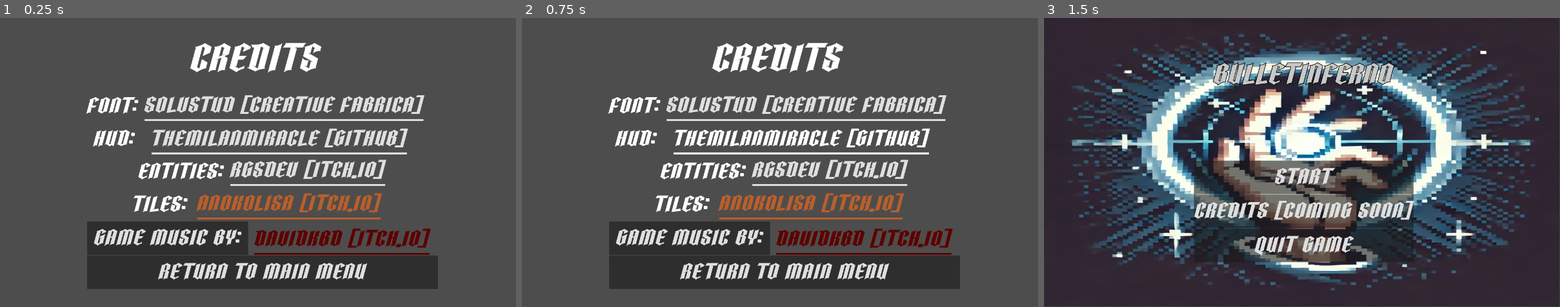
Above: before the commit, frames 1-3 (left to right).
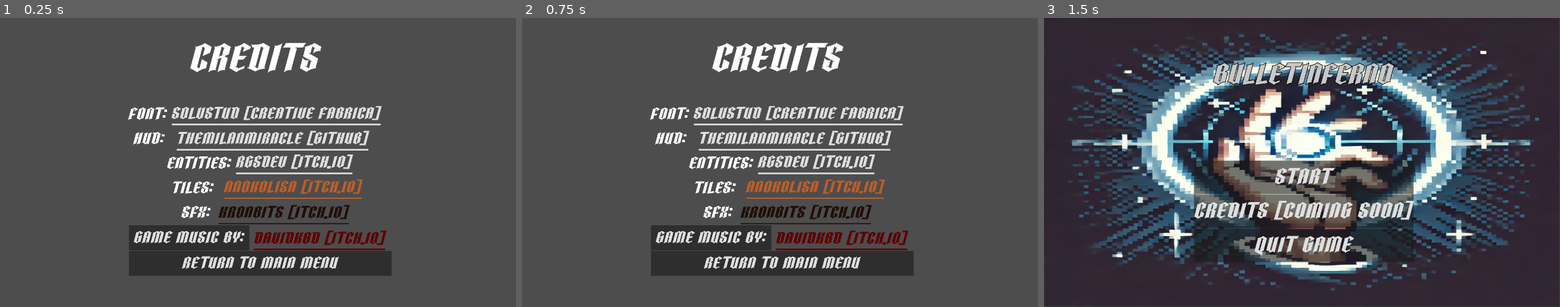
Above: after the commit, the same moments.

Repository: TheMilanMiracle/pyramid-scam-games-game
Game: Godot game, scene res://scenes/UI/credits_menu.tscn
Same seed, same stepped clock (60 frames per second), same inputs: the game is played once before the commit and once after it. This scene is started directly instead of the project's main scene. Sound files missing from this copy of the repository are replaced by a short silence.
Inputs (mouse positions are in pixels of both pictures, inside the frame that each line leads up to):
- Up to frame 1 (0.25 s): no input
- Up to frame 2 (0.75 s): tap Enter at 0.5 s; move the mouse to (893, 148) at 0.52 s; hold D (right) from 0.53 s (still down); hold F (force) from 0.53 s (still down); click (893, 148) at 0.67 s
- Up to frame 3 (1.5 s): release D (right) at 1.25 s; release F (force) at 1.25 s; click "Return to Main menu" at 1.25 s

The runs differ from the first frame. In frame 1, 21% of the frame differs, in the area x 16-85%, y 26-94%; in frame 2, 21%; in frame 3, nothing differs.

Commit message:
Add sfx credit

Diff:
--- a/juego-single/scenes/UI/credits_menu.tscn
+++ b/juego-single/scenes/UI/credits_menu.tscn
@@ -26,11 +26,11 @@
 
 [node name="VBoxContainer" type="VBoxContainer" parent="."]
 layout_mode = 0
-offset_left = 231.0
-offset_top = 192.0
-offset_right = 2552.0
-offset_bottom = 1512.0
-scale = Vector2(0.4, 0.4)
+offset_left = 341.0
+offset_top = 224.0
+offset_right = 2662.0
+offset_bottom = 1762.0
+scale = Vector2(0.3, 0.3)
 
 [node name="Font" type="Label" parent="VBoxContainer"]
 layout_mode = 2
@@ -74,17 +74,31 @@
 [node name="Tiles" type="Label" parent="VBoxContainer"]
 layout_mode = 2
 size_flags_horizontal = 0
-text = "       Tiles: "
+text = "         Tiles: "
 
 [node name="LinkButton" type="LinkButton" parent="VBoxContainer/Tiles"]
 modulate = Color(0.827426, 0.426506, 0.194455, 1)
 layout_mode = 0
-offset_left = 727.5
-offset_top = -6.00006
-offset_right = 1942.5
-offset_bottom = 208.0
+offset_left = 842.5
+offset_top = -6.50001
+offset_right = 2057.5
+offset_bottom = 207.5
 text = "anokolisa (itch.io)"
 uri = "https://anokolisa.itch.io/dungeon-crawler-pixel-art-asset-pack"
+
+[node name="Label2" type="Label" parent="VBoxContainer"]
+layout_mode = 2
+text = "           SFX:"
+
+[node name="LinkButton" type="LinkButton" parent="VBoxContainer/Label2"]
+modulate = Color(0.144243, 0.0640589, 0.0346254, 1)
+layout_mode = 0
+offset_left = 795.0
+offset_top = 0.499878
+offset_right = 1942.0
+offset_bottom = 214.5
+text = "kronbits (itch.io)"
+uri = "https://kronbits.itch.io/freesfx"
 
 [node name="Music" type="Button" parent="VBoxContainer"]
 layout_mode = 2
